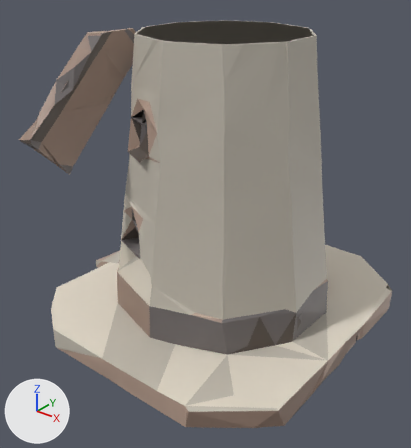
The glTF model docs/univers/archipeo/monuments/modeles/6e-monument-grand-moulin/etape-2.glb: old version first, new version second.
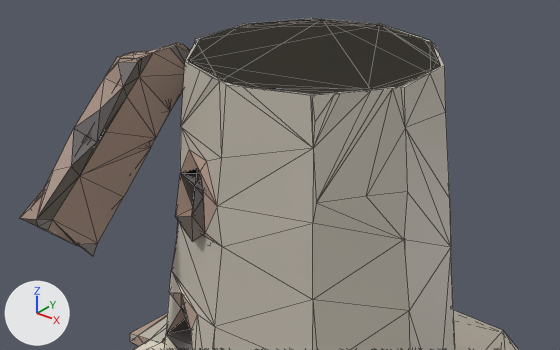
Old and new are each drawn whole from a 50 mm camera at (0.659, -0.857, 0.715) aimed at (0.011, -0.048, 0.213) and again close up from a 50 mm camera at (0.577, -0.767, 0.866) aimed at (-0.046, 0.012, 0.383). The lights are fixed; the arrows at lower left show +X, +Y and +Z. The last two pictures show the newer version. The close-ups show mesh edges as thin lines. Vertices at exactly the same position are counted once.

Objects in the first close-up: 'reduit'.
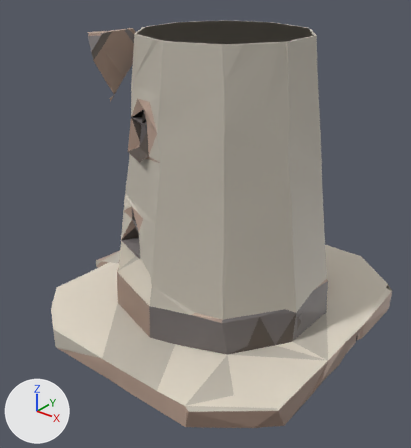
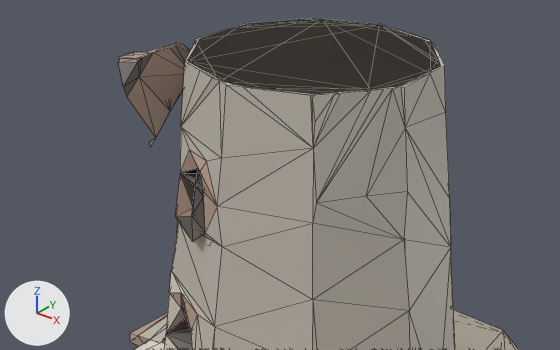
What differs and where, as boxes [x1, y1, x2, y2] in the close-ups (560 x 350 px):
```json
{"object": "reduit", "change": "reshaped", "before": [20, 18, 518, 350], "after": [118, 18, 518, 350]}
{"part": 1, "of": "me_reduit", "change": "deleted", "before": [20, 57, 156, 256]}
```

The change, as JSON lines over the scene's bpy script:
```json
{"block": "me_reduit", "where": "# used by ob_reduit; location = (0.0, 0.0, 0.0)"}
{"op": "remove", "block": "me_reduit", "code": "me_reduit.from_pydata(...)  # 868 vertices, 1738 faces; spans x -0.325..0.323, y -0.339..0.321, z 0.0..0.581"}
{"op": "add", "block": "me_reduit", "code": "me_reduit.from_pydata(...)  # 832 vertices, 1653 faces; spans x -0.325..0.323, y -0.331..0.321, z 0.0..0.581"}
{"block": "me_reduit", "change": "me_reduit part 1"}
{"block": "me_reduit", "change": "36 vertices are removed from x -0.155..-0.123, y -0.339..-0.163, z 0.351..0.581"}
{"block": "me_reduit", "change": "85 faces are deleted"}
```
